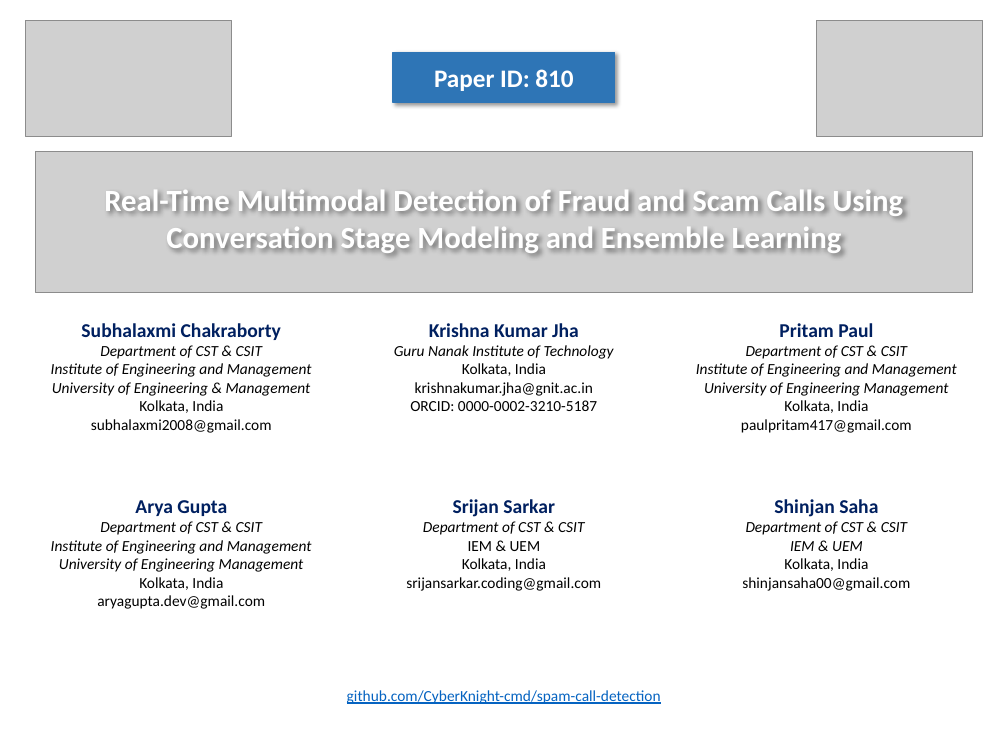
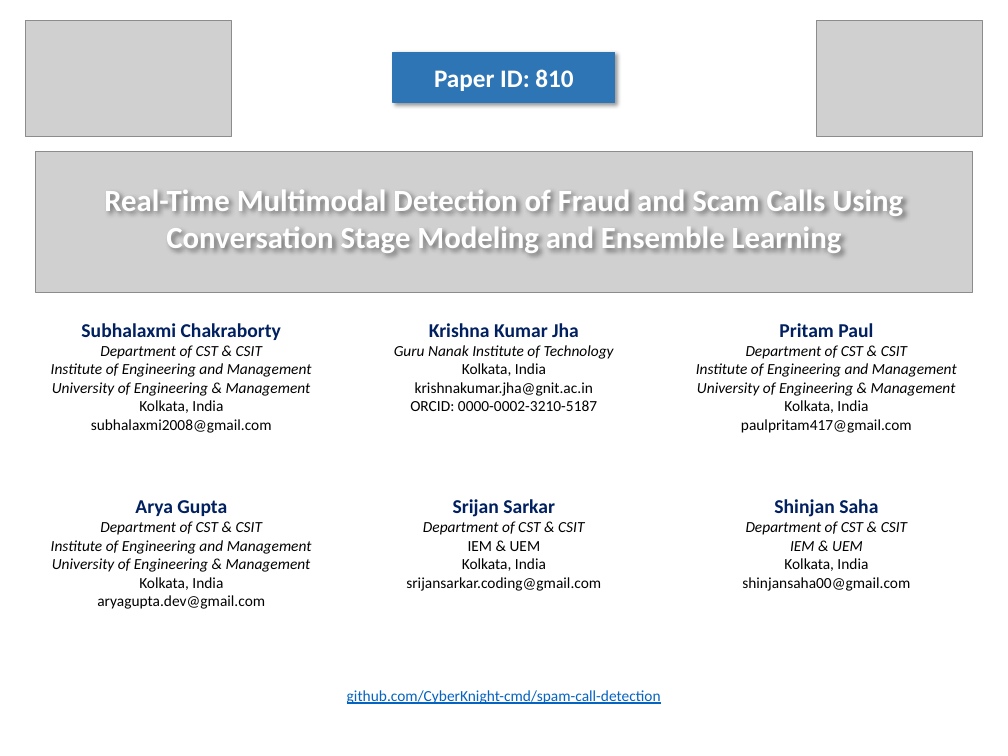
Before and after one commit to CyberKnight-cmd/spam-call-detection, a slide deck: slide 1 of presentation/Scam_Call_Detection_8_Slides.pptx. Drawn at 1008x756 pixels with LibreOffice and Linux fonts; fonts in the diff are those of the drawing; grey boxes stand for pictures. Boxes give left, top, right and bottom in pixels: in the first picture for what was removed or moved away, otherwise in the second. Text is boxed around its words. In the diff, an @@ line names an element or a change of style, - is before the commit and + after.

```diff
--- a/presentation/Scam_Call_Detection_8_Slides.pptx
+++ b/presentation/Scam_Call_Detection_8_Slides.pptx
@@ text at <box>697,382,956,396</box>: text changed @@
-University of Engineering Management
+University of Engineering & Management
@@ text at <box>52,558,311,572</box>: text changed @@
-University of Engineering Management
+University of Engineering & Management
```
Also in this commit, not shown: 5 other files.
